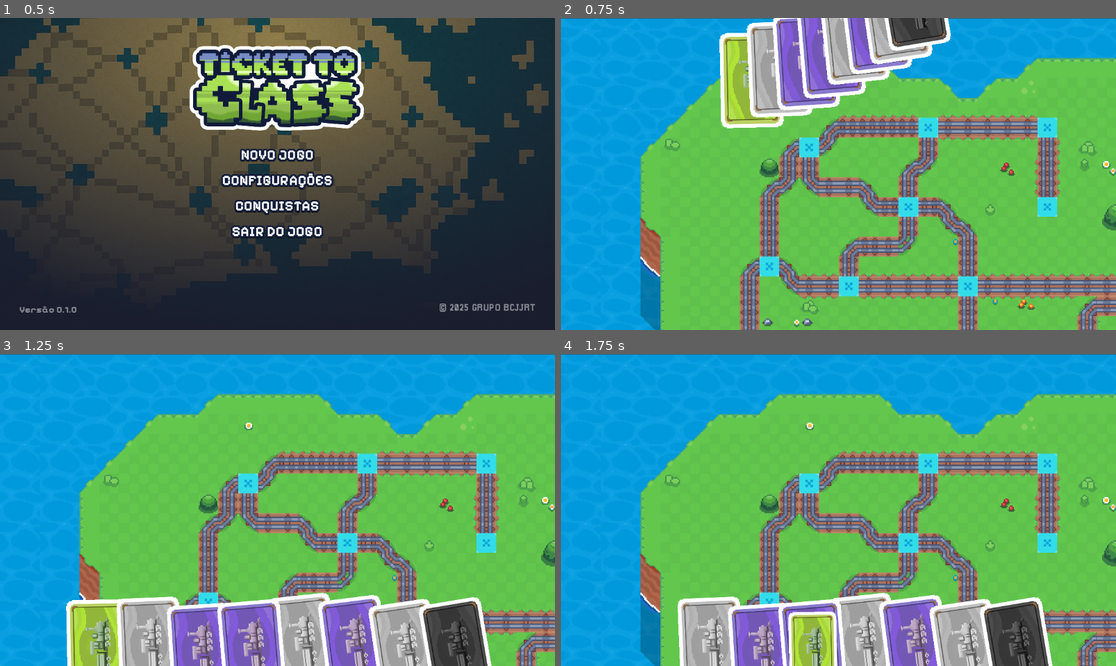
Above: before the commit, frames 1-4 (two rows, left to right).
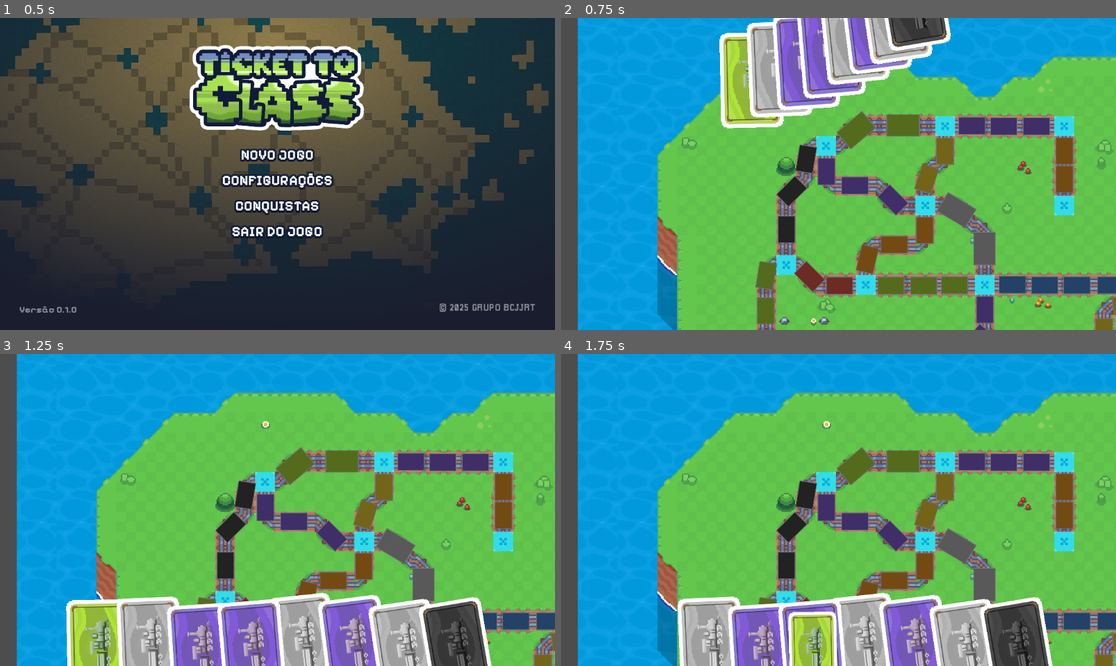
Above: after the commit, the same moments.

Repository: rafaamparo/ticket-to-ride-es2
Game: Godot game, scene res://scenes/main_menu.tscn
The game is run twice, just before and just after one commit, with the same random seed, the same clock (stepped at 60 frames per second) and the same inputs.
Inputs (mouse positions are in pixels of both pictures, inside the frame that each line leads up to):
- Up to frame 1 (0.5 s): no input
- Up to frame 2 (0.75 s): tap Enter at 0.5 s; drag from (838, 155) to (894, 105) at 0.52 s
- Up to frame 3 (1.25 s): no input
- Up to frame 4 (1.75 s): tap Space at 1.25 s; drag from (660, 647) to (810, 647) at 1.27 s

Frame 1 is identical in both runs. In frame 2, 31% of the frame differs, in the area x 0-100%, y 0-100%; in frame 3, 24%; in frame 4, 25%.

Commit message:
adding a few vagoes

Diff:
--- a/scenes/game_scene.tscn
+++ b/scenes/game_scene.tscn
@@ -12,8 +12,10 @@
 anchors_preset = 15
 anchor_right = 1.0
 anchor_bottom = 1.0
-offset_right = 1073.0
-offset_bottom = 1577.0
+offset_left = 35.0
+offset_top = -3.0
+offset_right = 1108.0
+offset_bottom = 1574.0
 grow_horizontal = 2
 grow_vertical = 2
 mouse_filter = 1
@@ -42,7 +44,6 @@
 [node name="TrilhaVagao" type="Node2D" parent="GerenciadorDeTrilhas"]
 script = ExtResource("4_5jc4f")
 cor_trilha = "azul"
-capturado = true
 
 [node name="Vagoes" parent="GerenciadorDeTrilhas/TrilhaVagao" instance=ExtResource("5_k8cfs")]
 position = Vector2(721, 1192)
@@ -119,14 +120,13 @@
 [node name="TrilhaVagao4" type="Node2D" parent="GerenciadorDeTrilhas"]
 script = ExtResource("4_5jc4f")
 cor_trilha = "amarelo"
-capturado = true
 
 [node name="Vagoes" parent="GerenciadorDeTrilhas/TrilhaVagao4" instance=ExtResource("5_k8cfs")]
 position = Vector2(1093, 773)
 scale = Vector2(0.8, 0.8)
 
 [node name="Vagoes2" parent="GerenciadorDeTrilhas/TrilhaVagao4" instance=ExtResource("5_k8cfs")]
-position = Vector2(1089, 834)
+position = Vector2(1092, 834)
 scale = Vector2(0.8, 0.8)
 
 [node name="TrilhaVagao5" type="Node2D" parent="GerenciadorDeTrilhas"]
@@ -138,12 +138,12 @@
 scale = Vector2(0.8, 0.8)
 
 [node name="Vagoes2" parent="GerenciadorDeTrilhas/TrilhaVagao5" instance=ExtResource("5_k8cfs")]
-position = Vector2(974, 721)
+position = Vector2(916, 723)
 rotation = 1.5708
 scale = Vector2(0.8, 0.8)
 
 [node name="Vagoes3" parent="GerenciadorDeTrilhas/TrilhaVagao5" instance=ExtResource("5_k8cfs")]
-position = Vector2(915, 721)
+position = Vector2(976, 721)
 rotation = 1.5708
 scale = Vector2(0.8, 0.8)
 
@@ -151,3 +151,547 @@
 position = Vector2(1036, 721)
 rotation = 1.5708
 scale = Vector2(0.8, 0.8)
+
+[node name="TrilhaVagao6" type="Node2D" parent="GerenciadorDeTrilhas"]
+script = ExtResource("4_5jc4f")
+cor_trilha = "azul"
+
+[node name="Vagoes" parent="GerenciadorDeTrilhas/TrilhaVagao6" instance=ExtResource("5_k8cfs")]
+position = Vector2(1148, 887)
+rotation = 1.5708
+scale = Vector2(0.8, 0.8)
+
+[node name="Vagoes2" parent="GerenciadorDeTrilhas/TrilhaVagao6" instance=ExtResource("5_k8cfs")]
+position = Vector2(1209, 887)
+rotation = 1.5708
+scale = Vector2(0.8, 0.8)
+
+[node name="Vagoes3" parent="GerenciadorDeTrilhas/TrilhaVagao6" instance=ExtResource("5_k8cfs")]
+position = Vector2(1268, 887)
+rotation = 1.5708
+scale = Vector2(0.8, 0.8)
+
+[node name="Vagoes4" parent="GerenciadorDeTrilhas/TrilhaVagao6" instance=ExtResource("5_k8cfs")]
+position = Vector2(1327, 887)
+rotation = 1.5708
+scale = Vector2(0.8, 0.8)
+
+[node name="TrilhaVagao7" type="Node2D" parent="GerenciadorDeTrilhas"]
+script = ExtResource("4_5jc4f")
+
+[node name="Vagoes" parent="GerenciadorDeTrilhas/TrilhaVagao7" instance=ExtResource("5_k8cfs")]
+position = Vector2(1020, 1258)
+rotation = 1.5708
+scale = Vector2(0.8, 0.8)
+
+[node name="Vagoes2" parent="GerenciadorDeTrilhas/TrilhaVagao7" instance=ExtResource("5_k8cfs")]
+position = Vector2(1084, 1259)
+rotation = 1.5708
+scale = Vector2(0.8, 0.8)
+
+[node name="Vagoes3" parent="GerenciadorDeTrilhas/TrilhaVagao7" instance=ExtResource("5_k8cfs")]
+position = Vector2(1145, 1259)
+rotation = 1.5708
+scale = Vector2(0.8, 0.8)
+
+[node name="Vagoes4" parent="GerenciadorDeTrilhas/TrilhaVagao7" instance=ExtResource("5_k8cfs")]
+position = Vector2(1205, 1258)
+rotation = 1.5708
+scale = Vector2(0.8, 0.8)
+
+[node name="TrilhaVagao8" type="Node2D" parent="GerenciadorDeTrilhas"]
+script = ExtResource("4_5jc4f")
+cor_trilha = "amarelo"
+
+[node name="Vagoes" parent="GerenciadorDeTrilhas/TrilhaVagao8" instance=ExtResource("5_k8cfs")]
+position = Vector2(969, 1309)
+scale = Vector2(0.8, 0.8)
+
+[node name="Vagoes2" parent="GerenciadorDeTrilhas/TrilhaVagao8" instance=ExtResource("5_k8cfs")]
+position = Vector2(969, 1369)
+scale = Vector2(0.8, 0.8)
+
+[node name="TrilhaVagao9" type="Node2D" parent="GerenciadorDeTrilhas"]
+script = ExtResource("4_5jc4f")
+
+[node name="Vagoes" parent="GerenciadorDeTrilhas/TrilhaVagao9" instance=ExtResource("5_k8cfs")]
+position = Vector2(721, 1309)
+scale = Vector2(0.8, 0.8)
+
+[node name="Vagoes2" parent="GerenciadorDeTrilhas/TrilhaVagao9" instance=ExtResource("5_k8cfs")]
+position = Vector2(721, 1368)
+scale = Vector2(0.8, 0.8)
+
+[node name="TrilhaVagao10" type="Node2D" parent="GerenciadorDeTrilhas"]
+script = ExtResource("4_5jc4f")
+cor_trilha = "verde"
+
+[node name="Vagoes" parent="GerenciadorDeTrilhas/TrilhaVagao10" instance=ExtResource("5_k8cfs")]
+position = Vector2(778, 1259)
+rotation = 1.5708
+scale = Vector2(0.9, 0.9)
+
+[node name="Vagoes2" parent="GerenciadorDeTrilhas/TrilhaVagao10" instance=ExtResource("5_k8cfs")]
+position = Vector2(844, 1258)
+rotation = 1.5708
+scale = Vector2(0.9, 0.9)
+
+[node name="Vagoes3" parent="GerenciadorDeTrilhas/TrilhaVagao10" instance=ExtResource("5_k8cfs")]
+position = Vector2(911, 1257)
+rotation = 1.5708
+scale = Vector2(0.9, 0.9)
+
+[node name="TrilhaVagao11" type="Node2D" parent="GerenciadorDeTrilhas"]
+script = ExtResource("4_5jc4f")
+cor_trilha = "roxo"
+
+[node name="Vagoes" parent="GerenciadorDeTrilhas/TrilhaVagao11" instance=ExtResource("5_k8cfs")]
+position = Vector2(779, 1420)
+rotation = 1.5708
+scale = Vector2(0.8, 0.8)
+
+[node name="Vagoes2" parent="GerenciadorDeTrilhas/TrilhaVagao11" instance=ExtResource("5_k8cfs")]
+position = Vector2(846, 1421)
+rotation = 1.5708
+scale = Vector2(0.8, 0.8)
+
+[node name="Vagoes3" parent="GerenciadorDeTrilhas/TrilhaVagao11" instance=ExtResource("5_k8cfs")]
+position = Vector2(912, 1421)
+rotation = 1.5708
+scale = Vector2(0.8, 0.8)
+
+[node name="TrilhaVagao12" type="Node2D" parent="GerenciadorDeTrilhas"]
+script = ExtResource("4_5jc4f")
+cor_trilha = "laranja"
+
+[node name="Vagoes" parent="GerenciadorDeTrilhas/TrilhaVagao12" instance=ExtResource("5_k8cfs")]
+position = Vector2(734, 1627)
+rotation = 1.5708
+scale = Vector2(0.8, 0.8)
+
+[node name="Vagoes2" parent="GerenciadorDeTrilhas/TrilhaVagao12" instance=ExtResource("5_k8cfs")]
+position = Vector2(801, 1628)
+rotation = 1.5708
+scale = Vector2(0.8, 0.8)
+
+[node name="Vagoes3" parent="GerenciadorDeTrilhas/TrilhaVagao12" instance=ExtResource("5_k8cfs")]
+position = Vector2(866, 1627)
+rotation = 1.5708
+scale = Vector2(0.8, 0.8)
+
+[node name="TrilhaVagao13" type="Node2D" parent="GerenciadorDeTrilhas"]
+script = ExtResource("4_5jc4f")
+cor_trilha = "roxo"
+
+[node name="Vagoes" parent="GerenciadorDeTrilhas/TrilhaVagao13" instance=ExtResource("5_k8cfs")]
+position = Vector2(818, 226)
+rotation = 1.5708
+scale = Vector2(0.8, 0.8)
+
+[node name="Vagoes2" parent="GerenciadorDeTrilhas/TrilhaVagao13" instance=ExtResource("5_k8cfs")]
+position = Vector2(884, 227)
+rotation = 1.5708
+scale = Vector2(0.8, 0.8)
+
+[node name="Vagoes3" parent="GerenciadorDeTrilhas/TrilhaVagao13" instance=ExtResource("5_k8cfs")]
+position = Vector2(952, 227)
+rotation = 1.5708
+scale = Vector2(0.8, 0.8)
+
+[node name="TrilhaVagao14" type="Node2D" parent="GerenciadorDeTrilhas"]
+script = ExtResource("4_5jc4f")
+cor_trilha = "laranja"
+
+[node name="Vagoes" parent="GerenciadorDeTrilhas/TrilhaVagao14" instance=ExtResource("5_k8cfs")]
+position = Vector2(1010, 278)
+scale = Vector2(0.8, 0.8)
+
+[node name="Vagoes2" parent="GerenciadorDeTrilhas/TrilhaVagao14" instance=ExtResource("5_k8cfs")]
+position = Vector2(1010, 337)
+scale = Vector2(0.8, 0.8)
+
+[node name="TrilhaVagao15" type="Node2D" parent="GerenciadorDeTrilhas"]
+script = ExtResource("4_5jc4f")
+cor_trilha = "roxo"
+
+[node name="Vagoes" parent="GerenciadorDeTrilhas/TrilhaVagao15" instance=ExtResource("5_k8cfs")]
+position = Vector2(392, 740)
+
+[node name="Vagoes2" parent="GerenciadorDeTrilhas/TrilhaVagao15" instance=ExtResource("5_k8cfs")]
+position = Vector2(392, 821)
+
+[node name="TrilhaVagao16" type="Node2D" parent="GerenciadorDeTrilhas"]
+script = ExtResource("4_5jc4f")
+cor_trilha = "verde"
+
+[node name="Vagoes" parent="GerenciadorDeTrilhas/TrilhaVagao16" instance=ExtResource("5_k8cfs")]
+position = Vector2(650, 558)
+rotation = 1.5708
+scale = Vector2(0.8, 0.8)
+
+[node name="Vagoes2" parent="GerenciadorDeTrilhas/TrilhaVagao16" instance=ExtResource("5_k8cfs")]
+position = Vector2(718, 558)
+rotation = 1.5708
+scale = Vector2(0.8, 0.8)
+
+[node name="Vagoes3" parent="GerenciadorDeTrilhas/TrilhaVagao16" instance=ExtResource("5_k8cfs")]
+position = Vector2(782, 557)
+rotation = 1.5708
+scale = Vector2(0.8, 0.8)
+
+[node name="TrilhaVagao17" type="Node2D" parent="GerenciadorDeTrilhas"]
+script = ExtResource("4_5jc4f")
+cor_trilha = "verde"
+
+[node name="Vagoes" parent="GerenciadorDeTrilhas/TrilhaVagao17" instance=ExtResource("5_k8cfs")]
+position = Vector2(391, 537)
+rotation = 0.158825
+scale = Vector2(0.8, 0.8)
+
+[node name="Vagoes2" parent="GerenciadorDeTrilhas/TrilhaVagao17" instance=ExtResource("5_k8cfs")]
+position = Vector2(390, 610)
+scale = Vector2(0.8, 0.8)
+
+[node name="TrilhaVagao18" type="Node2D" parent="GerenciadorDeTrilhas"]
+script = ExtResource("4_5jc4f")
+cor_trilha = "azul"
+
+[node name="Vagoes" parent="GerenciadorDeTrilhas/TrilhaVagao18" instance=ExtResource("5_k8cfs")]
+position = Vector2(902, 556)
+rotation = 1.5708
+scale = Vector2(0.8, 0.8)
+
+[node name="Vagoes2" parent="GerenciadorDeTrilhas/TrilhaVagao18" instance=ExtResource("5_k8cfs")]
+position = Vector2(969, 557)
+rotation = 1.5708
+scale = Vector2(0.8, 0.8)
+
+[node name="Vagoes3" parent="GerenciadorDeTrilhas/TrilhaVagao18" instance=ExtResource("5_k8cfs")]
+position = Vector2(1036, 557)
+rotation = 1.5708
+scale = Vector2(0.8, 0.8)
+
+[node name="Vagoes4" parent="GerenciadorDeTrilhas/TrilhaVagao18" instance=ExtResource("5_k8cfs")]
+position = Vector2(1106, 557)
+rotation = 1.5708
+scale = Vector2(0.8, 0.8)
+
+[node name="TrilhaVagao19" type="Node2D" parent="GerenciadorDeTrilhas"]
+script = ExtResource("4_5jc4f")
+
+[node name="Vagoes" parent="GerenciadorDeTrilhas/TrilhaVagao19" instance=ExtResource("5_k8cfs")]
+position = Vector2(481, 539)
+rotation = -0.790634
+scale = Vector2(0.8, 0.8)
+
+[node name="Vagoes2" parent="GerenciadorDeTrilhas/TrilhaVagao19" instance=ExtResource("5_k8cfs")]
+position = Vector2(543, 558)
+rotation = 1.5708
+scale = Vector2(0.8, 0.8)
+
+[node name="TrilhaVagao20" type="Node2D" parent="GerenciadorDeTrilhas"]
+script = ExtResource("4_5jc4f")
+cor_trilha = "azul"
+
+[node name="Vagoes" parent="GerenciadorDeTrilhas/TrilhaVagao20" instance=ExtResource("5_k8cfs")]
+position = Vector2(350, 1145)
+scale = Vector2(0.8, 0.8)
+
+[node name="Vagoes2" parent="GerenciadorDeTrilhas/TrilhaVagao20" instance=ExtResource("5_k8cfs")]
+position = Vector2(350, 1205)
+scale = Vector2(0.8, 0.8)
+
+[node name="TrilhaVagao21" type="Node2D" parent="GerenciadorDeTrilhas"]
+script = ExtResource("4_5jc4f")
+cor_trilha = "roxo"
+
+[node name="Vagoes" parent="GerenciadorDeTrilhas/TrilhaVagao21" instance=ExtResource("5_k8cfs")]
+position = Vector2(413, 1257)
+rotation = 1.5708
+
+[node name="Vagoes2" parent="GerenciadorDeTrilhas/TrilhaVagao21" instance=ExtResource("5_k8cfs")]
+position = Vector2(491, 1256)
+rotation = 1.5708
+
+[node name="TrilhaVagao22" type="Node2D" parent="GerenciadorDeTrilhas"]
+script = ExtResource("4_5jc4f")
+cor_trilha = "verde"
+
+[node name="Vagoes" parent="GerenciadorDeTrilhas/TrilhaVagao22" instance=ExtResource("5_k8cfs")]
+position = Vector2(635, 1257)
+rotation = 1.5708
+
+[node name="TrilhaVagao23" type="Node2D" parent="GerenciadorDeTrilhas"]
+script = ExtResource("4_5jc4f")
+cor_trilha = "laranja"
+
+[node name="Vagoes" parent="GerenciadorDeTrilhas/TrilhaVagao23" instance=ExtResource("5_k8cfs")]
+position = Vector2(382, 948)
+rotation = 0.394444
+
+[node name="Vagoes2" parent="GerenciadorDeTrilhas/TrilhaVagao23" instance=ExtResource("5_k8cfs")]
+position = Vector2(349, 1025)
+
+[node name="TrilhaVagao24" type="Node2D" parent="GerenciadorDeTrilhas"]
+script = ExtResource("4_5jc4f")
+cor_trilha = "roxo"
+
+[node name="Vagoes" parent="GerenciadorDeTrilhas/TrilhaVagao24" instance=ExtResource("5_k8cfs")]
+position = Vector2(349, 1317)
+
+[node name="Vagoes2" parent="GerenciadorDeTrilhas/TrilhaVagao24" instance=ExtResource("5_k8cfs")]
+position = Vector2(381, 1396)
+rotation = -0.631809
+
+[node name="TrilhaVagao25" type="Node2D" parent="GerenciadorDeTrilhas"]
+script = ExtResource("4_5jc4f")
+cor_trilha = "azul"
+
+[node name="Vagoes" parent="GerenciadorDeTrilhas/TrilhaVagao25" instance=ExtResource("5_k8cfs")]
+position = Vector2(390, 1524)
+scale = Vector2(0.8, 0.8)
+
+[node name="Vagoes2" parent="GerenciadorDeTrilhas/TrilhaVagao25" instance=ExtResource("5_k8cfs")]
+position = Vector2(390, 1593)
+rotation = -0.254818
+scale = Vector2(0.8, 0.8)
+
+[node name="TrilhaVagao26" type="Node2D" parent="GerenciadorDeTrilhas"]
+script = ExtResource("4_5jc4f")
+
+[node name="Vagoes" parent="GerenciadorDeTrilhas/TrilhaVagao26" instance=ExtResource("5_k8cfs")]
+position = Vector2(504, 1629)
+rotation = 1.5708
+
+[node name="Vagoes2" parent="GerenciadorDeTrilhas/TrilhaVagao26" instance=ExtResource("5_k8cfs")]
+position = Vector2(595, 1629)
+rotation = 1.5708
+
+[node name="TrilhaVagao27" type="Node2D" parent="GerenciadorDeTrilhas"]
+script = ExtResource("4_5jc4f")
+cor_trilha = "amarelo"
+
+[node name="Vagoes" parent="GerenciadorDeTrilhas/TrilhaVagao27" instance=ExtResource("5_k8cfs")]
+position = Vector2(679, 1564)
+
+[node name="Vagoes2" parent="GerenciadorDeTrilhas/TrilhaVagao27" instance=ExtResource("5_k8cfs")]
+position = Vector2(689, 1484)
+rotation = 0.394444
+
+[node name="TrilhaVagao28" type="Node2D" parent="GerenciadorDeTrilhas"]
+script = ExtResource("4_5jc4f")
+cor_trilha = "roxo"
+
+[node name="Vagoes" parent="GerenciadorDeTrilhas/TrilhaVagao28" instance=ExtResource("5_k8cfs")]
+position = Vector2(1298, 1566)
+
+[node name="TrilhaVagao29" type="Node2D" parent="GerenciadorDeTrilhas"]
+script = ExtResource("4_5jc4f")
+cor_trilha = "verde"
+
+[node name="Vagoes" parent="GerenciadorDeTrilhas/TrilhaVagao29" instance=ExtResource("5_k8cfs")]
+position = Vector2(578, 235)
+rotation = 0.869174
+
+[node name="Vagoes2" parent="GerenciadorDeTrilhas/TrilhaVagao29" instance=ExtResource("5_k8cfs")]
+position = Vector2(675, 225)
+rotation = 1.5708
+
+[node name="TrilhaVagao30" type="Node2D" parent="GerenciadorDeTrilhas"]
+script = ExtResource("4_5jc4f")
+cor_trilha = "preto"
+
+[node name="Vagoes" parent="GerenciadorDeTrilhas/TrilhaVagao30" instance=ExtResource("5_k8cfs")]
+position = Vector2(474, 295)
+rotation = 0.158825
+scale = Vector2(0.8, 0.8)
+
+[node name="Vagoes2" parent="GerenciadorDeTrilhas/TrilhaVagao30" instance=ExtResource("5_k8cfs")]
+position = Vector2(444, 362)
+rotation = 0.790634
+scale = Vector2(0.8, 0.8)
+
+[node name="Vagoes3" parent="GerenciadorDeTrilhas/TrilhaVagao30" instance=ExtResource("5_k8cfs")]
+position = Vector2(433, 441)
+scale = Vector2(0.8, 0.8)
+
+[node name="TrilhaVagao31" type="Node2D" parent="GerenciadorDeTrilhas"]
+script = ExtResource("4_5jc4f")
+cor_trilha = "amarelo"
+
+[node name="Vagoes" parent="GerenciadorDeTrilhas/TrilhaVagao31" instance=ExtResource("5_k8cfs")]
+position = Vector2(762, 279)
+scale = Vector2(0.8, 0.8)
+
+[node name="Vagoes2" parent="GerenciadorDeTrilhas/TrilhaVagao31" instance=ExtResource("5_k8cfs")]
+position = Vector2(724, 336)
+rotation = 0.315905
+scale = Vector2(0.8, 0.8)
+
+[node name="TrilhaVagao32" type="Node2D" parent="GerenciadorDeTrilhas"]
+script = ExtResource("4_5jc4f")
+cor_trilha = "laranja"
+
+[node name="Vagoes" parent="GerenciadorDeTrilhas/TrilhaVagao32" instance=ExtResource("5_k8cfs")]
+position = Vector2(720, 443)
+scale = Vector2(0.8, 0.8)
+
+[node name="Vagoes2" parent="GerenciadorDeTrilhas/TrilhaVagao32" instance=ExtResource("5_k8cfs")]
+position = Vector2(657, 473)
+rotation = 1.5708
+scale = Vector2(0.8, 0.8)
+
+[node name="Vagoes3" parent="GerenciadorDeTrilhas/TrilhaVagao32" instance=ExtResource("5_k8cfs")]
+position = Vector2(601, 503)
+rotation = 0.237365
+scale = Vector2(0.8, 0.8)
+
+[node name="TrilhaVagao33" type="Node2D" parent="GerenciadorDeTrilhas"]
+script = ExtResource("4_5jc4f")
+cor_trilha = "roxo"
+
+[node name="Vagoes" parent="GerenciadorDeTrilhas/TrilhaVagao33" instance=ExtResource("5_k8cfs")]
+position = Vector2(845, 608)
+scale = Vector2(0.8, 0.8)
+
+[node name="Vagoes2" parent="GerenciadorDeTrilhas/TrilhaVagao33" instance=ExtResource("5_k8cfs")]
+position = Vector2(830, 670)
+rotation = 0.712094
+scale = Vector2(0.8, 0.8)
+
+[node name="TrilhaVagao34" type="Node2D" parent="GerenciadorDeTrilhas"]
+script = ExtResource("4_5jc4f")
+cor_trilha = "marrom"
+
+[node name="Vagoes" parent="GerenciadorDeTrilhas/TrilhaVagao34" instance=ExtResource("5_k8cfs")]
+position = Vector2(786, 401)
+rotation = -1.028
+
+[node name="Vagoes2" parent="GerenciadorDeTrilhas/TrilhaVagao34" instance=ExtResource("5_k8cfs")]
+position = Vector2(844, 481)
+
+[node name="TrilhaVagao35" type="Node2D" parent="GerenciadorDeTrilhas"]
+script = ExtResource("4_5jc4f")
+cor_trilha = "roxo"
+
+[node name="Vagoes" parent="GerenciadorDeTrilhas/TrilhaVagao35" instance=ExtResource("5_k8cfs")]
+position = Vector2(516, 321)
+scale = Vector2(0.8, 0.8)
+
+[node name="Vagoes2" parent="GerenciadorDeTrilhas/TrilhaVagao35" instance=ExtResource("5_k8cfs")]
+position = Vector2(575, 350)
+rotation = 1.5708
+scale = Vector2(0.8, 0.8)
+
+[node name="Vagoes3" parent="GerenciadorDeTrilhas/TrilhaVagao35" instance=ExtResource("5_k8cfs")]
+position = Vector2(654, 380)
+rotation = -0.790634
+scale = Vector2(0.8, 0.8)
+
+[node name="TrilhaVagao36" type="Node2D" parent="GerenciadorDeTrilhas"]
+script = ExtResource("4_5jc4f")
+cor_trilha = "amarelo"
+
+[node name="Vagoes" parent="GerenciadorDeTrilhas/TrilhaVagao36" instance=ExtResource("5_k8cfs")]
+position = Vector2(1138, 597)
+rotation = 1.42244
+scale = Vector2(0.8, 0.8)
+
+[node name="Vagoes2" parent="GerenciadorDeTrilhas/TrilhaVagao36" instance=ExtResource("5_k8cfs")]
+position = Vector2(1092, 654)
+scale = Vector2(0.8, 0.8)
+
+[node name="TrilhaVagao37" type="Node2D" parent="GerenciadorDeTrilhas"]
+script = ExtResource("4_5jc4f")
+cor_trilha = "verde"
+
+[node name="Vagoes" parent="GerenciadorDeTrilhas/TrilhaVagao37" instance=ExtResource("5_k8cfs")]
+position = Vector2(1444, 887)
+rotation = 1.5708
+scale = Vector2(0.8, 0.8)
+
+[node name="Vagoes2" parent="GerenciadorDeTrilhas/TrilhaVagao37" instance=ExtResource("5_k8cfs")]
+position = Vector2(1525, 886)
+rotation = 1.5708
+scale = Vector2(0.81, 0.81)
+
+[node name="Vagoes3" parent="GerenciadorDeTrilhas/TrilhaVagao37" instance=ExtResource("5_k8cfs")]
+position = Vector2(1598, 855)
+rotation = 0.706858
+scale = Vector2(0.81, 0.81)
+
+[node name="Vagoes4" parent="GerenciadorDeTrilhas/TrilhaVagao37" instance=ExtResource("5_k8cfs")]
+position = Vector2(1656, 804)
+rotation = 1.5708
+scale = Vector2(0.8, 0.8)
+
+[node name="TrilhaVagao38" type="Node2D" parent="GerenciadorDeTrilhas"]
+script = ExtResource("4_5jc4f")
+cor_trilha = "azul"
+
+[node name="Vagoes" parent="GerenciadorDeTrilhas/TrilhaVagao38" instance=ExtResource("5_k8cfs")]
+position = Vector2(968, 1482)
+
+[node name="Vagoes2" parent="GerenciadorDeTrilhas/TrilhaVagao38" instance=ExtResource("5_k8cfs")]
+position = Vector2(936, 1560)
+rotation = 0.567232
+
+[node name="TrilhaVagao39" type="Node2D" parent="GerenciadorDeTrilhas"]
+script = ExtResource("4_5jc4f")
+cor_trilha = "verde"
+
+[node name="Vagoes" parent="GerenciadorDeTrilhas/TrilhaVagao39" instance=ExtResource("5_k8cfs")]
+position = Vector2(994, 1628)
+rotation = 1.5708
+
+[node name="Vagoes2" parent="GerenciadorDeTrilhas/TrilhaVagao39" instance=ExtResource("5_k8cfs")]
+position = Vector2(1075, 1627)
+rotation = 1.5708
+
+[node name="Vagoes3" parent="GerenciadorDeTrilhas/TrilhaVagao39" instance=ExtResource("5_k8cfs")]
+position = Vector2(1158, 1628)
+rotation = 1.5708
+
+[node name="Vagoes4" parent="GerenciadorDeTrilhas/TrilhaVagao39" instance=ExtResource("5_k8cfs")]
+position = Vector2(1236, 1628)
+rotation = 1.5708
+
+[node name="TrilhaVagao40" type="Node2D" parent="GerenciadorDeTrilhas"]
+script = ExtResource("4_5jc4f")
+cor_trilha = "roxo"
+
+[node name="Vagoes" parent="GerenciadorDeTrilhas/TrilhaVagao40" instance=ExtResource("5_k8cfs")]
+position = Vector2(1366, 1625)
+rotation = 1.5708
+
+[node name="Vagoes2" parent="GerenciadorDeTrilhas/TrilhaVagao40" instance=ExtResource("5_k8cfs")]
+position = Vector2(1450, 1626)
+rotation = 1.5708
+
+[node name="Vagoes3" parent="GerenciadorDeTrilhas/TrilhaVagao40" instance=ExtResource("5_k8cfs")]
+position = Vector2(1534, 1626)
+rotation = 1.5708
+
+[node name="Vagoes4" parent="GerenciadorDeTrilhas/TrilhaVagao40" instance=ExtResource("5_k8cfs")]
+position = Vector2(1626, 1625)
+rotation = 1.5708
+
+[node name="Vagoes5" parent="GerenciadorDeTrilhas/TrilhaVagao40" instance=ExtResource("5_k8cfs")]
+position = Vector2(1719, 1625)
+rotation = 1.5708
+
+[node name="TrilhaVagao41" type="Node2D" parent="GerenciadorDeTrilhas"]
+script = ExtResource("4_5jc4f")
+cor_trilha = "laranja"
+
+[node name="Vagoes" parent="GerenciadorDeTrilhas/TrilhaVagao41" instance=ExtResource("5_k8cfs")]
+position = Vector2(1369, 1503)
+rotation = 1.5708
+
+[node name="Vagoes2" parent="GerenciadorDeTrilhas/TrilhaVagao41" instance=ExtResource("5_k8cfs")]
+position = Vector2(1456, 1503)
+rotation = 1.5708
+
+[node name="Vagoes3" parent="GerenciadorDeTrilhas/TrilhaVagao41" instance=ExtResource("5_k8cfs")]
+position = Vector2(1548, 1504)
+rotation = 1.5708
